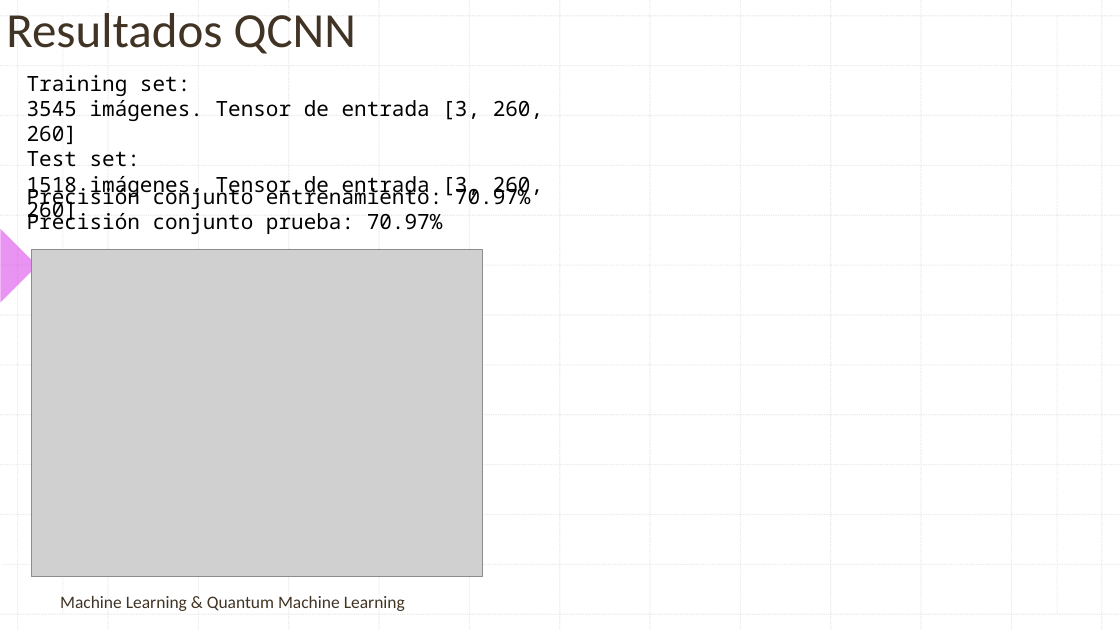
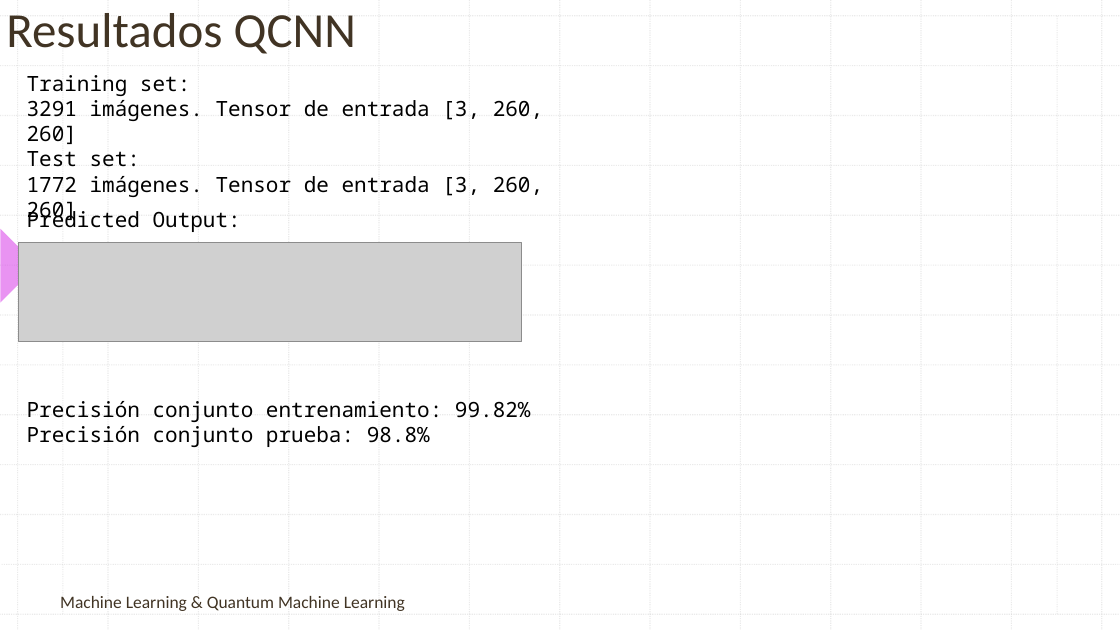
Before and after one commit to contepablod/QCNNCancerBinaryClassifier, a slide deck: slide 9 of Clasificador Cancerígeno por Imagenes.pptx. Drawn at 1120x630 pixels with LibreOffice and Linux fonts; fonts in the diff are those of the drawing; grey boxes stand for pictures; background and template pictures are left out. Boxes give left, top, right and bottom in pixels: in the first picture for what was removed or moved away, otherwise in the second. Text is boxed around its words. In the diff, an @@ line names an element or a change of style, - is before the commit and + after.

```diff
--- a/Clasificador Cancerígeno por Imagenes.pptx
+++ b/Clasificador Cancerígeno por Imagenes.pptx
@@ text at bbox=[27, 100, 543, 144]: text changed @@
-3545 imágenes. Tensor de entrada [3, 260, 260]
+3291 imágenes. Tensor de entrada [3, 260, 260]
@@ text at bbox=[27, 176, 543, 224]: text changed @@
-1518 imágenes. Tensor de entrada [3, 260, 260]
+1772 imágenes. Tensor de entrada [3, 260, 260]
@@ text added at bbox=[27, 207, 241, 232], 18 pt, text #000000 @@
+Predicted Output:
@@ picture added at bbox=[18, 243, 522, 342] @@
@@ picture removed at bbox=[31, 250, 482, 576] @@
@@ text at bbox=[27, 401, 531, 447]: text changed @@
-Precisión conjunto entrenamiento: 70.97%
-Precisión conjunto prueba: 70.97%
+Precisión conjunto entrenamiento: 99.82%
+Precisión conjunto prueba: 98.8%
```
Also in this commit, not shown: 1 other slide changed, 2 slides added.
